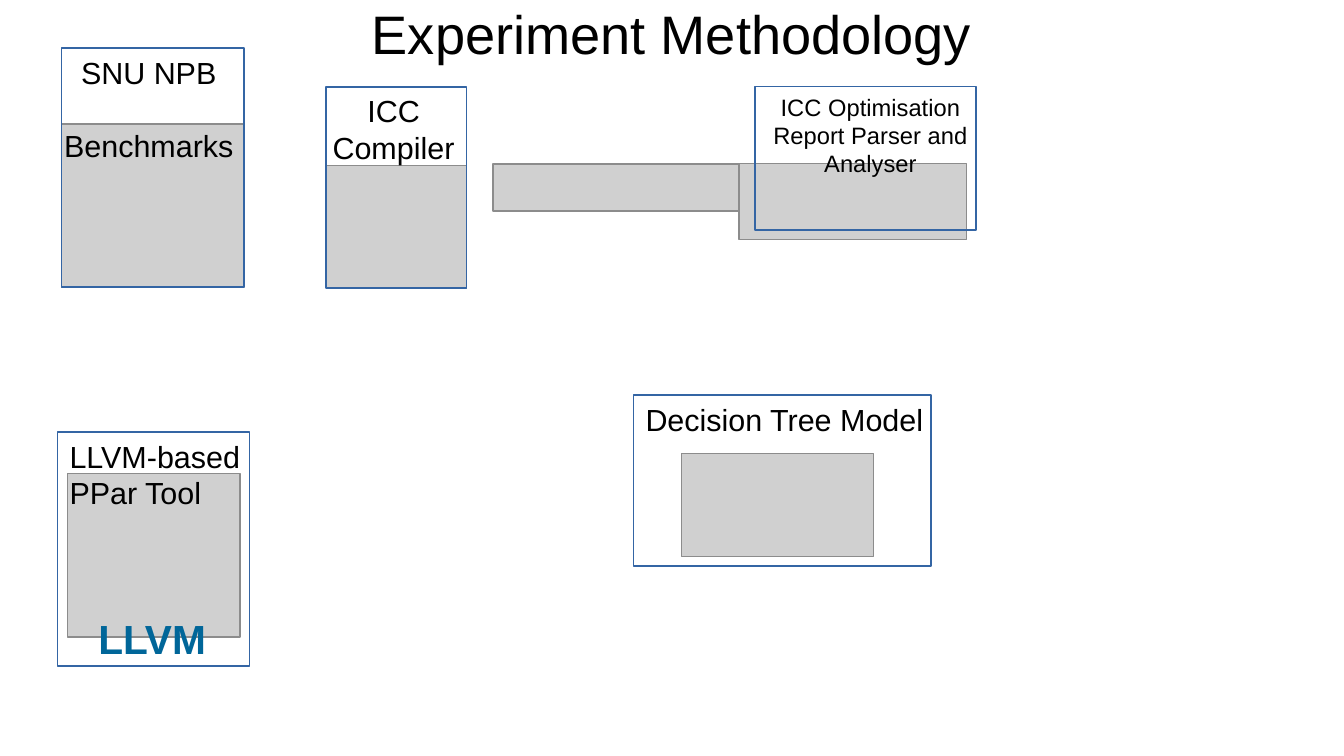
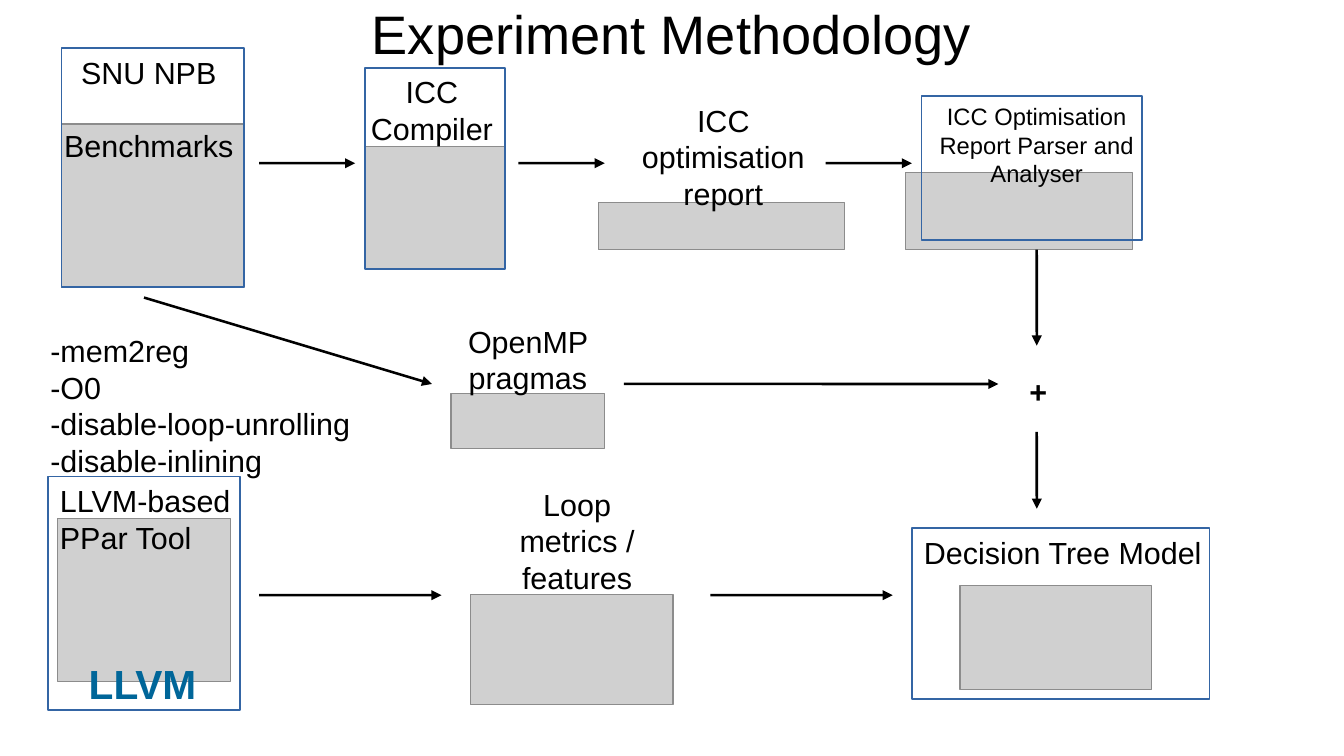
Before and after one commit to harel-coffee/PParMetrics-auto, a slide deck: slide 3 of PPar_lunch_talk/Learning_Loop_Parallelisability.odp. Drawn at 1344x756 pixels with LibreOffice and Linux fonts; fonts in the diff are those of the drawing; grey boxes stand for pictures. Boxes give left, top, right and bottom in pixels: in the first picture for what was removed or moved away, otherwise in the second. Text is boxed around its words. In the diff, an @@ line names an element or a change of style, - is before the commit and + after.

Commit message:
[!] Presentation updated [!] New manual loop nonparallelisability reason classifications in ml.xls table

```diff
--- a/PPar_lunch_talk/Learning_Loop_Parallelisability.odp
+++ b/PPar_lunch_talk/Learning_Loop_Parallelisability.odp
@@ 1 picture, 1 text, 1 rectangle: place and size @@
-1 picture, 1 text, 1 rectangle at bbox=[327, 87, 467, 289]
+1 picture, 1 text, 1 rectangle at bbox=[365, 68, 505, 270]
@@ text added at bbox=[642, 110, 805, 211], 18 pt, text #000000 @@
+ICC optimisation report
@@ 1 picture, 1 text, 1 rectangle: place and size @@
-1 picture, 1 text, 1 rectangle at bbox=[739, 87, 977, 240]
+1 picture, 1 text, 1 rectangle at bbox=[906, 96, 1143, 250]
@@ arrow added from (260, 163) to (355, 163), #000000 1.5 pt @@
@@ arrow added from (518, 163) to (605, 163), #000000 1.5 pt @@
@@ arrow added from (826, 163) to (912, 163), #000000 1.5 pt @@
@@ picture: place and size @@
-picture at bbox=[493, 165, 739, 212]
+picture at bbox=[599, 202, 845, 250]
@@ arrow added from (1037, 250) to (1037, 345), #000000 1.5 pt @@
@@ arrow added from (144, 298) to (432, 384), #000000 1.5 pt @@
@@ text added at bbox=[50, 340, 350, 478], 18 pt, text #000000 @@
+-mem2reg
+-O0
+-disable-loop-unrolling
+-disable-inlining
@@ text added at bbox=[468, 331, 588, 395], 18 pt, text #000000 @@
+OpenMP pragmas
@@ arrow added from (624, 384) to (999, 384), #000000 1.5 pt @@
@@ text added at bbox=[1018, 367, 1056, 413], 18 pt, text #000000, bold @@
++
@@ picture added at bbox=[451, 394, 605, 449] @@
@@ arrow added from (1037, 432) to (1037, 509), #000000 1.5 pt @@
@@ 2 texts, 1 picture, 1 rectangle: place and size @@
-2 texts, 1 picture, 1 rectangle at bbox=[57, 432, 249, 666]
+2 texts, 1 picture, 1 rectangle at bbox=[48, 477, 239, 711]
@@ text added at bbox=[520, 495, 632, 595], 18 pt, text #000000 @@
+Loop metrics / features
@@ 1 picture, 1 text, 1 rectangle: place and size @@
-1 picture, 1 text, 1 rectangle at bbox=[634, 395, 932, 566]
+1 picture, 1 text, 1 rectangle at bbox=[912, 528, 1210, 699]
@@ arrow added from (260, 595) to (441, 595), #000000 1.5 pt @@
@@ picture added at bbox=[471, 595, 673, 705] @@
@@ arrow added from (711, 595) to (893, 595), #000000 1.5 pt @@
```
Also in this commit, not shown: 2 other slides changed, 5 slides added, 7 other files.
